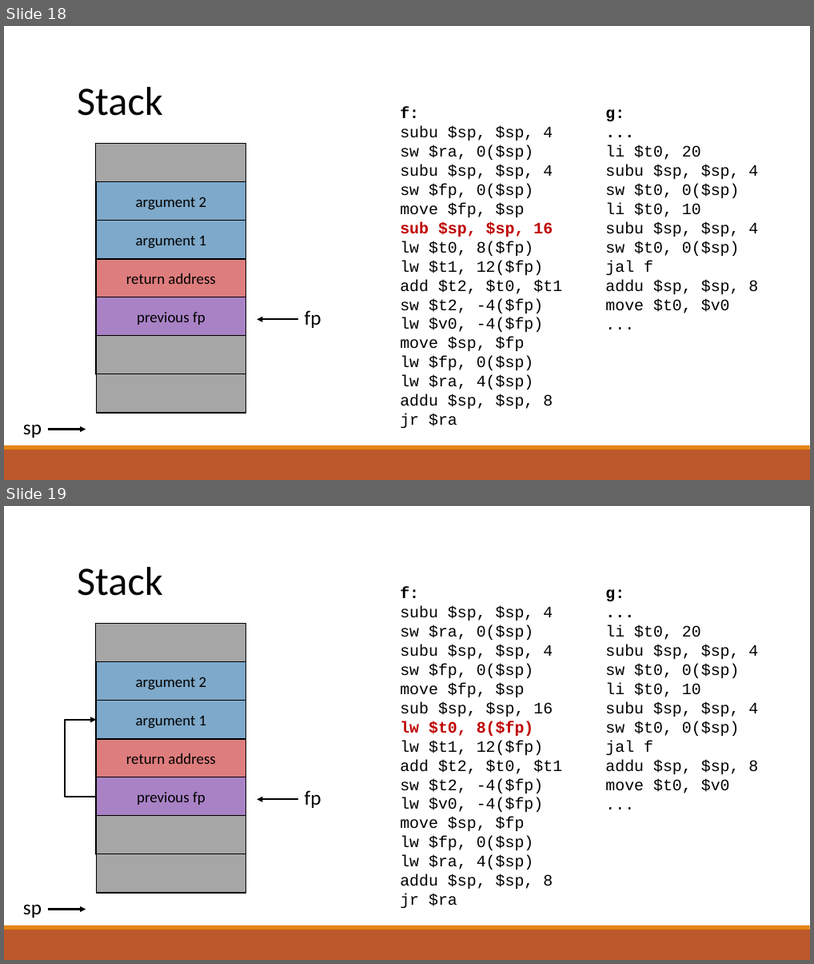
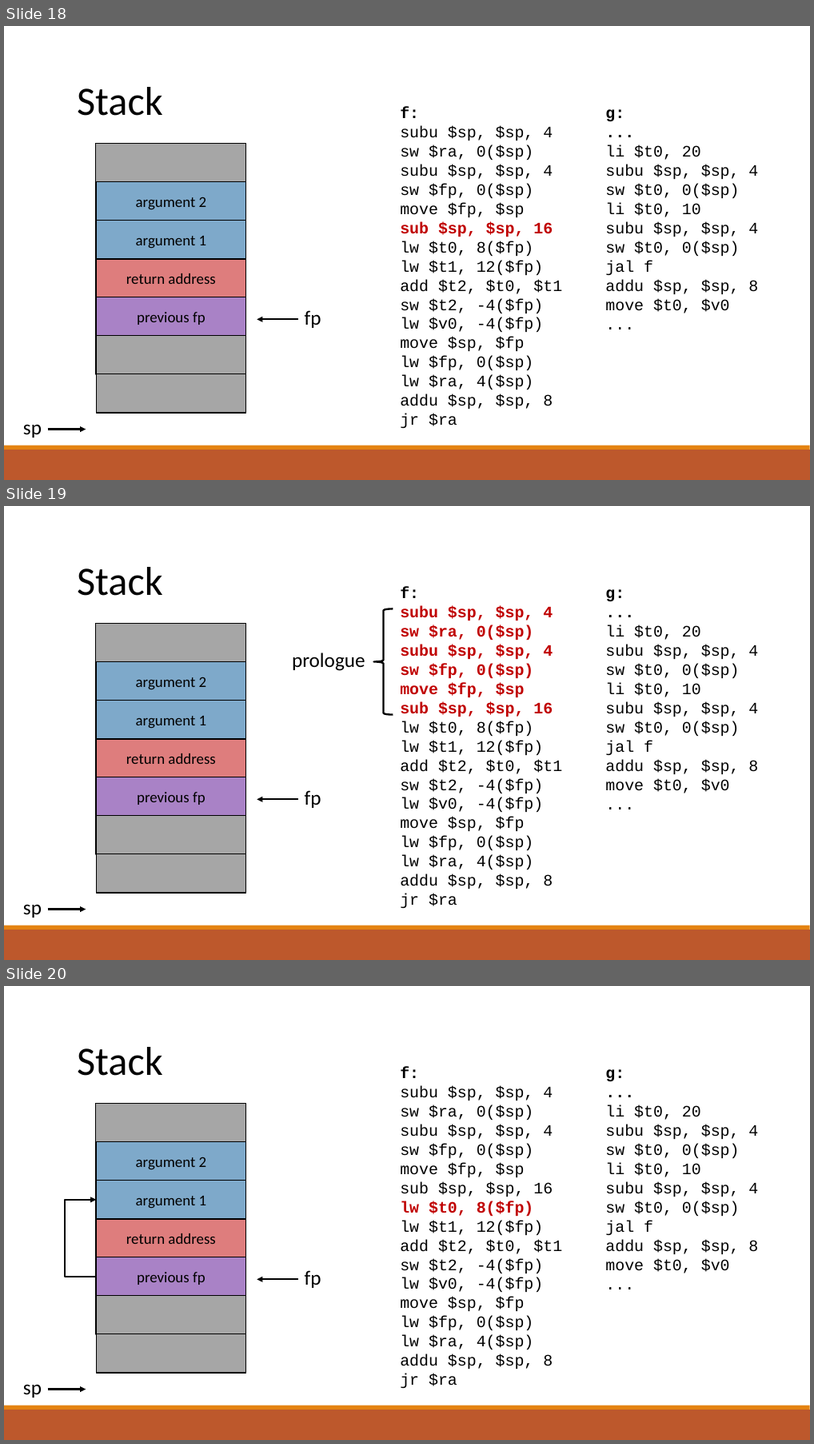
Before and after one commit to raghadzeidan/COMPILATION_TAU_FOR_STUDENTS, a slide deck: new_slides/codegen.pptx. Shown one above the other, each under a label of ours: slides 18 and 19 before the commit, slides 18, 19 and 20 after it. The pictures are 814x964 and 814x1444 pixels, drawn with LibreOffice and Linux fonts; fonts in the diff are those of the drawing. Boxes give left, top, right and bottom in pixels: in the first picture for what was removed or moved away, otherwise in the second. Text is boxed around its words. In the diff, an @@ line names an element or a change of style, - is before the commit and + after.

```diff
--- a/new_slides/codegen.pptx
+++ b/new_slides/codegen.pptx
@@ slide 19 added at (4, 506, 810, 960), background #FFFFFF; not listed: 2 template elements that a slide beside it also shows @@
@@ text added at (77, 567, 163, 596), 48 pt, text #000000 @@
+Stack
@@ text added at (400, 587, 562, 908), 19 pt, text #000000 @@
+f:
+subu $sp, $sp, 4
+sw $ra, 0($sp)
+subu $sp, $sp, 4
+sw $fp, 0($sp)
+move $fp, $sp
+sub $sp, $sp, 16
+lw $t0, 8($fp)
+lw $t1, 12($fp)
+add $t2, $t0, $t1
+sw $t2, -4($fp)
+lw $v0, -4($fp)
+move $sp, $fp
+lw $fp, 0($sp)
+lw $ra, 4($sp)
+addu $sp, $sp, 8
+jr $ra
@@ text added at (606, 589, 758, 793), 19 pt, text #000000 @@
+g:
+...
+li $t0, 20
+subu $sp, $sp, 4
+sw $t0, 0($sp)
+li $t0, 10
+subu $sp, $sp, 4
+sw $t0, 0($sp)
+jal f
+addu $sp, $sp, 8
+move $t0, $v0
+...
@@ left brace added at (374, 609, 394, 715), outline #000000 2.25 pt @@
@@ text added at (292, 652, 366, 671), 24 pt, text #000000 @@
+prologue
@@ text added at (305, 790, 322, 808), 24 pt, text #000000 @@
+fp
@@ arrow added from (298, 800) to (257, 800), #000000 2.25 pt @@
@@ group added at (96, 623, 246, 892): 7 rectangles @@
+return address
+previous fp
+argument 1
+argument 2
@@ text added at (23, 904, 42, 917), 24 pt, text #000000 @@
+sp
@@ arrow added from (47, 909) to (86, 909), #000000 2.25 pt @@
@@ what was slide 19 is now slide 20 @@
```
Also in this commit, not shown: 1 slide changed, 18 other slides added, 3 slides removed, 1 other file.
